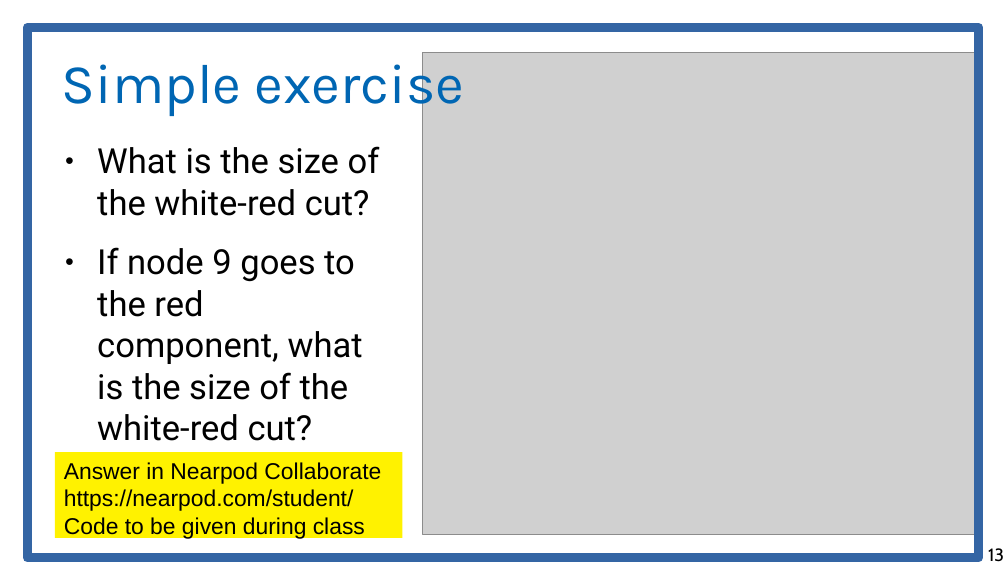
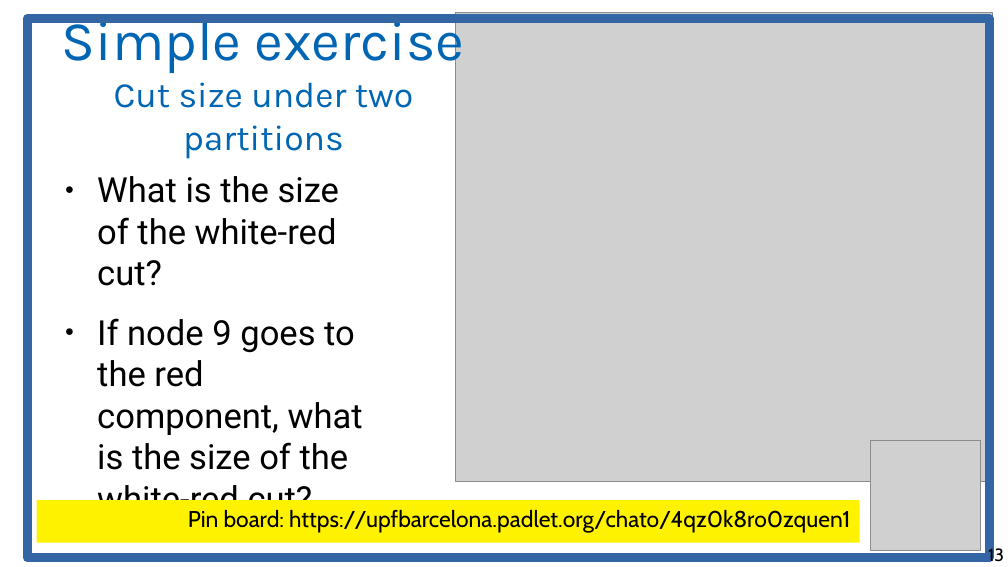
Before and after one commit to chatox/networks-science-course, a slide deck: slide 13 of theory/odp/tt21-finding_communities.odp. Drawn at 1008x567 pixels with LibreOffice and Linux fonts; fonts in the diff are those of the drawing; grey boxes stand for pictures. Boxes give left, top, right and bottom in pixels: in the first picture for what was removed or moved away, otherwise in the second. Text is boxed around its words. In the diff, an @@ line names an element or a change of style, - is before the commit and + after.

```diff
--- a/theory/odp/tt21-finding_communities.odp
+++ b/theory/odp/tt21-finding_communities.odp
@@ rectangle: place and size @@
-rectangle at box(27, 27, 979, 558)
+rectangle at box(27, 18, 989, 558)
@@ title at box(62, 12, 465, 159): text changed; size 44 to 28 pt @@
-Simple exercise
+Simple exercise
+Cut size under two partitions
@@ picture: place and size @@
-picture at box(423, 52, 975, 534)
+picture at box(456, 13, 992, 481)
@@ text "What is the size of ..." rewrapped from box(97, 146, 380, 441) to box(97, 176, 363, 520) @@
@@ picture added at box(871, 441, 981, 551) @@
@@ rectangle removed at box(55, 452, 402, 538) @@
-Answer in Nearpod Collaborate
-https://nearpod.com/student/
-Code to be given during class
@@ rectangle added at box(37, 500, 860, 543), fill #FFF200, 18 pt, text #000000 @@
+Pin board: https://upfbarcelona.padlet.org/chato/4qz0k8ro0zquen1
```
Also in this commit, not shown: 2 other slides changed, 11 other files.
